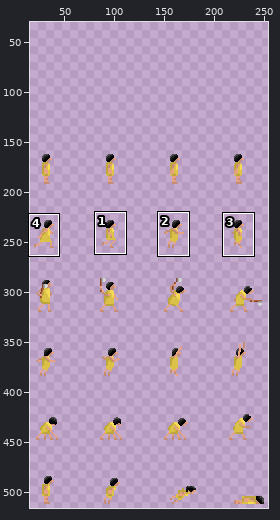
Sprite sheet: data/guy.png. The picture above shows the old version from afar; the outline marks the close-up.
Close-up. As it was:
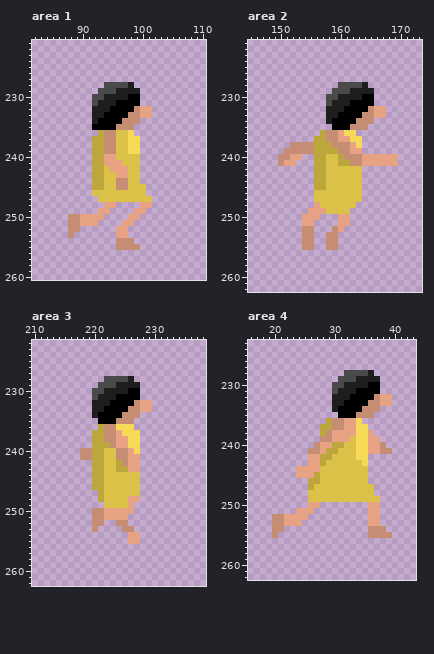
The file is 256x576 pixels. Shown: area 1: x 82..110, y 221..260; area 2: x 145..173, y 221..262; area 3: x 210..238, y 222..262; area 4: x 16..43, y 223..262. The old version is drawn lined up with the new one. The wide view leaves out empty margins. The commit also changed other parts of the picture, which this record leaves out.
New version:
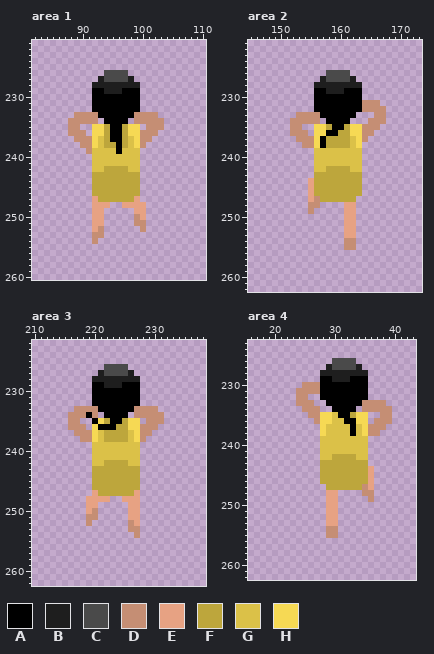
Palette (. is transparent): A #000000  B #1e1e1e  C #4a4a4a  D #c58e74  E #e7a283  F #bda63c  G #dbc148  H #f6d954
Edits made:
whole drawing moved by +0,+128 (the old picture is shown already moved)
Changed rows in their new state; - is an unchanged pixel.
Area 1:
first column x 88:
226 ------CCCC------
227 -----BCCCCB-----
228 ----BBBBBB-B----
229 ----AABB-AAA----
230 ----AAAAAA------
231 ----AAAA--------
232 ----AAA----A..--
233 -DDDDA----A-DDD-
234 DDDDD.---A.-DDDD
235 DD--HHF-AFHH-DDD
236 DDD-HHFAAF-HDDD-
237 -DDDHGFAAFG-DD--
238 --DDHGFFAFG-D---
239 ---DGGGGA-GG----
240 ----GGGG--------
241 ----GGGGG-------
242 ----GGFFFF------
243 ------FFFFFF----
244 ------FFFFFF----
245 ------FFFFFF.---
246 ----FFFFFFFF.---
247 ----EFFFFFFE..--
248 ----EE-.-EEE-.--
249 ----E-.---------
250 ....------.DE---
251 ....-E---..DD---
252 ..--ED--..--D---
253 .---DD--..------
254 ----D---...-----
255 --------....----
Area 2:
first column x 150:
226 --------CCCC--------
227 -------BCCCCB-------
228 ------BBBBBBBB.-----
229 ------AABBBAAA..----
230 ------AAAAAAAA..----
231 ------AAAAAA--DDD---
232 ------AAAAA---D-DD--
233 ---DDDDAAA---...DD--
234 --DDDDD-A---...-DD--
235 --DD--HHF--FHH-DD---
236 --DDD-HHAAFF-HDD----
237 ---DDDHAFFFFG-D-----
238 --..--HA-FFFG-------
239 -.....GGGGGGGG------
240 ....--GG--GGGG......
241 ...---GG--GGGG......
242 ------GGFFFF--------
243 --------FFFFFF------
244 -----E--FFFFFF------
245 -----E--FFFFFF------
246 -----EFFFFFFFF------
247 -----EDFFFFFF.------
248 -----DD....EE-------
249 -----D.....EE-------
250 ----...---.-E-------
251 ----..----.-E-------
252 ----..---..EE-------
253 ----..--..-EE-------
254 ----..--..-DD-------
255 ----..--..-DD-------
Area 3:
first column x 216:
226 ------CCCC------
227 -----BCCCCB-----
228 ----BBBBBB-B----
229 ----AABB-AAA----
230 ----AAAAAA------
231 ----AAAA--------
232 ----AAA----A..--
233 -DDDDA----A-DDD-
234 DDDAD.---A.-DDDD
235 DD--AHF-AFHH-DDD
236 DDD-HAAAFF-HDDD-
237 -DDDHGFFFFG-DD--
238 --DDHGFFFFG-D---
239 ----GGGGGGGG----
240 --..GG--GGGG----
241 --..GG--GGGG----
242 ----GGFF-FGG----
243 ------FF--FF----
244 ------FFFFFF----
245 ------FFFFFF----
246 ------FFFFFF----
247 ----E-FFFFFE----
248 ---EEEE..E------
249 ---EE-....-E----
250 ---E-.....-E----
251 ---D-.....EE----
252 ---D..--..DE----
253 ----.----.-D----
254 ----------.D----
255 ----------..----
Area 4:
first column x 20:
226 ----------CCCC------
227 ---------BCCCCB-----
228 --------BBBBBBBB.---
229 --------AABBBAAA..--
230 -----DDDAAAAAAAA..--
231 ----DDDDAAAAAA--..--
232 ----DD--AAAAA---....
233 ----DDD--AAA---D--D.
234 -----DDD--A---.---DD
235 ------DDHHG--FHH.-DD
236 -------DHHGGAA-H-DDD
237 --------HGGGGAG-DDD-
238 --------HGGGGAG-DD--
239 --------GGGGG-GG..--
240 -------.GGGG--GG...-
241 ------..GGG---GG....
242 ------..GGFFFFGG----
243 ------..-FFFFFFF----
244 ----....FFFFFFFFE---
245 ----....FFFFFFFFE---
246 ------..FFFFFFFFE---
247 ------...FFFFFFDE---
248 ------...EE....DD---
249 ------...EE.....D.--
250 ------..-EE-----..--
251 ----...--EE-----..--
252 ......---EE-----..--
253 .....----EE-----..--
254 ..-------DD-----...-
255 .--------DD-----....
Changed places in both close-ups, as pixel boxes (x1, y1, x2, y2):
changed: (68, 70, 164, 250)
changed: (278, 70, 398, 250)
changed: (68, 364, 164, 544)
changed: (272, 358, 392, 538)
